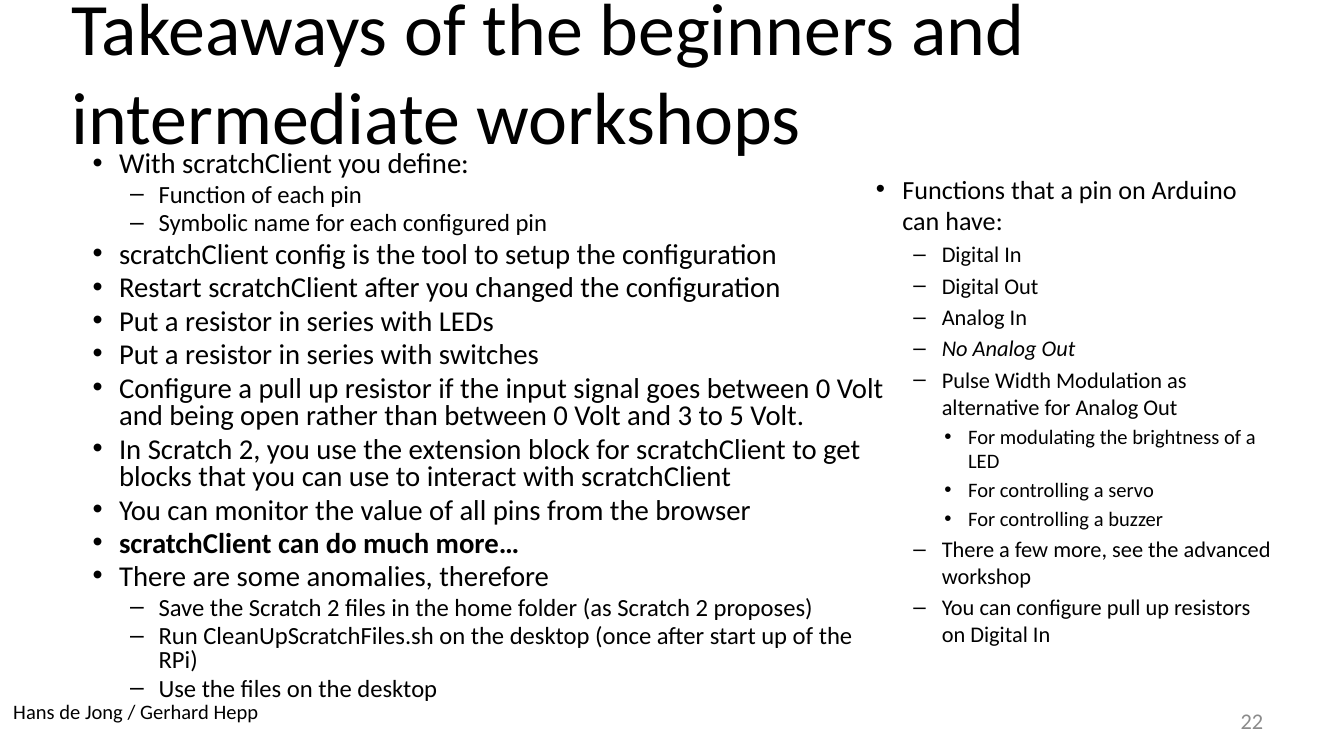
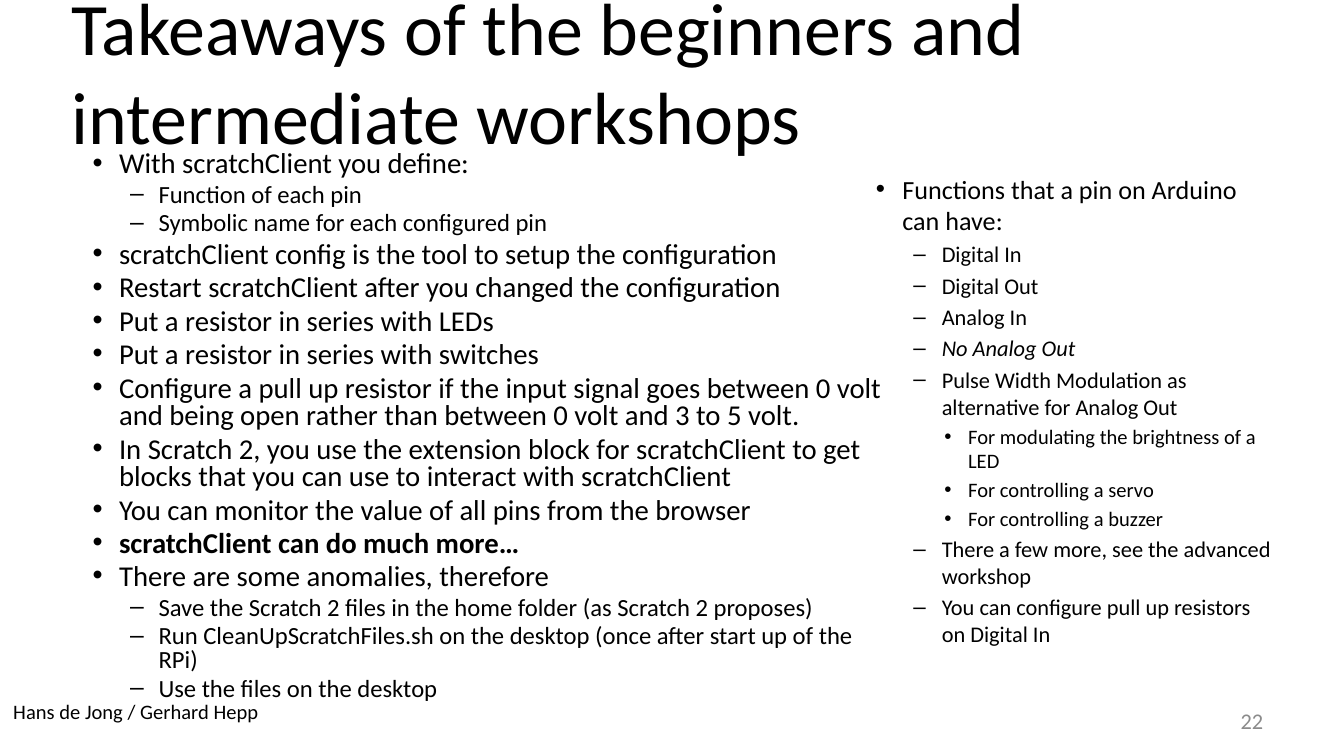
Before and after one commit to hansdejongehv/scratchClient-Tutorials, a slide deck: slide 22 of scratchClientTutorial/UK---English/UK - 2 - scratchCl Intermediate Tutorial.pptx. Drawn at 1344x756 pixels with LibreOffice and Linux fonts; fonts in the diff are those of the drawing; background and template pictures are left out. Boxes give left, top, right and bottom in pixels: in the first picture for what was removed or moved away, otherwise in the second. Text is boxed around its words. In the diff, an @@ line names an element or a change of style, - is before the commit and + after.

```diff
--- a/scratchClientTutorial/UK---English/UK - 2 - scratchCl Intermediate Tutorial.pptx
+++ b/scratchClientTutorial/UK---English/UK - 2 - scratchCl Intermediate Tutorial.pptx
@@ text at box(119, 378, 881, 430): text changed @@
-• Configure a pull up resistor if the input signal goes between 0 Volt and being open rather than between 0 Volt and 3 to 5 Volt.
+• Configure a pull up resistor if the input signal goes between 0 volt and being open rather than between 0 volt and 3 to 5 volt.
```
Also in this commit, not shown: 8 other slides changed, 41 other files.
